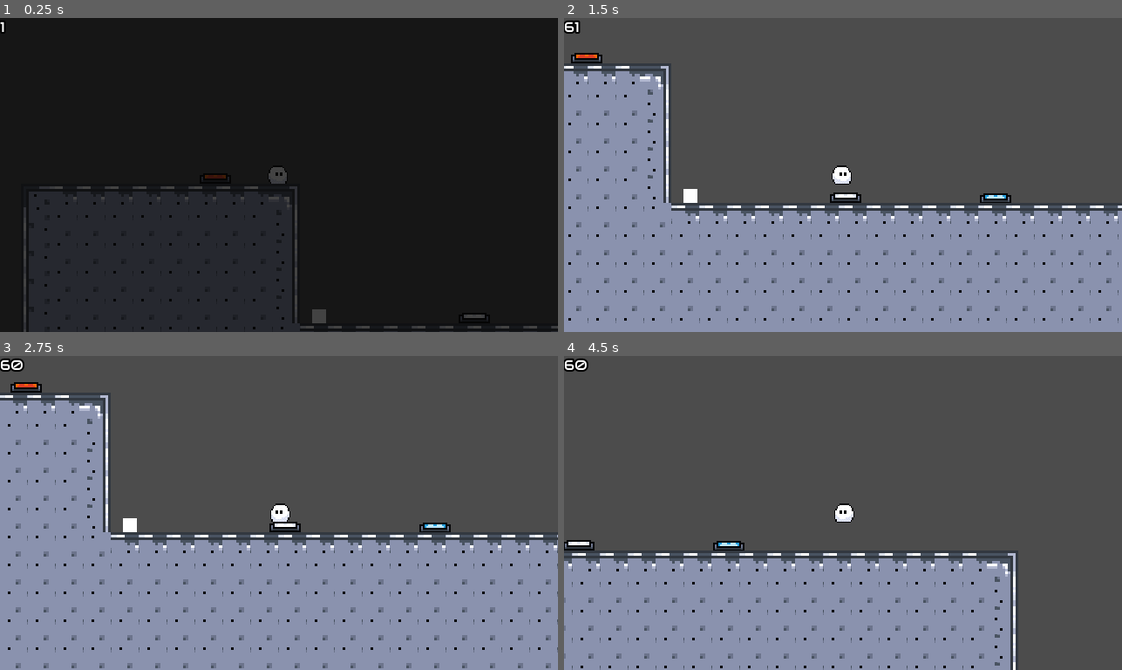
Above: before the commit, frames 1-4 (two rows, left to right).
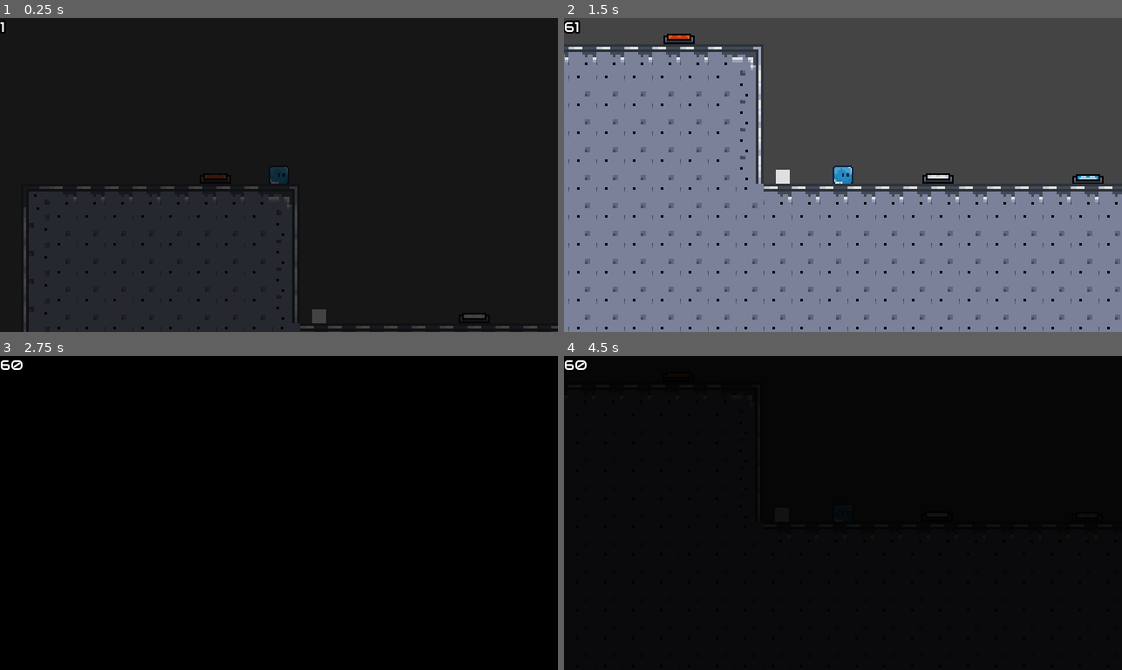
Above: after the commit, the same moments.

Repository: moha2008dev/slime-shift
Game: Godot game, scene res://scenes/World.tscn
Same seed, same stepped clock (60 frames per second), same inputs: the game is played once before the commit and once after it. This scene is started directly instead of the project's main scene.
Inputs (mouse positions are in pixels of both pictures, inside the frame that each line leads up to):
- Up to frame 1 (0.25 s): no input
- Up to frame 2 (1.5 s): move the mouse to (965, 159) at 0.52 s; hold D (right) from 0.53 s (still down); tap W (up) at 0.6, 0.77, 1.07, 1.35 s; move the mouse to (731, 190) at 1.27 s
- Up to frame 3 (2.75 s): tap W (up) at 1.52, 1.82, 2.1 s; move the mouse to (334, 443) at 2.02 s; release D (right) at 2.03 s; hold A (left) from 2.03 s (still down)
- Up to frame 4 (4.5 s): move the mouse to (815, 575) at 2.77 s; release A (left) at 2.78 s; hold D (right) 2.78-4.28 s; tap W (up) at 2.85, 3.02, 3.32, 3.6, 3.77, 4.07, 4.35 s; move the mouse to (1010, 560) at 3.52 s; move the mouse to (675, 465) at 4.27 s; hold A (left) from 4.28 s (still down)

The runs differ from the first frame. In frame 1, 0.2% of the frame differs, in the area x 48-52%, y 47-53%; in frame 2, 20%; in frame 3, 99%; in frame 4, 99%, in the area x 0-100%, y 0-100%.

Commit message:
adding killarea down the map

Diff:
--- a/scenes/Camera2D.tscn
+++ b/scenes/Camera2D.tscn
@@ -1,6 +1,14 @@
 [gd_scene load_steps=2 format=2]
 
-[ext_resource path="res://scripts/Camera2D.gd" type="Script" id=1]
+[sub_resource type="GDScript" id=1]
+script/source = "extends Camera2D
+
+func _process(delta):
+	if Input.is_action_pressed(\"inspect\"):
+		position = get_parent().get_local_mouse_position().normalized() * 200
+	else:
+		position = Vector2()
+"
 
 [node name="Camera2D" type="Camera2D"]
-script = ExtResource( 1 )
+script = SubResource( 1 )
--- a/scenes/World.tscn
+++ b/scenes/World.tscn
@@ -132,6 +132,15 @@
 } ]
 0/z_index = 0
 
+[sub_resource type="GDScript" id=20]
+script/source = "extends Area2D
+
+
+"
+
+[sub_resource type="RectangleShape2D" id=19]
+extents = Vector2( 1326, 81 )
+
 [node name="World" type="Node2D"]
 __meta__ = {
 "_edit_horizontal_guides_": [  ]
@@ -204,6 +213,7 @@
 
 [node name="Player" parent="." instance=ExtResource( 1 )]
 position = Vector2( 104, 181 )
+state = "Iced"
 
 [node name="Camera2D" parent="Player" instance=ExtResource( 3 )]
 current = true
@@ -223,6 +233,16 @@
 format = 1
 tile_data = PoolIntArray( 458746, 0, 0, 458747, 0, 1, 458748, 0, 1, 458749, 0, 1, 458750, 0, 1, 458751, 0, 1, 393216, 0 …(4813 unchanged characters)…
 
+[node name="killArea" type="Area2D" parent="."]
+modulate = Color( 1, 0.690196, 0.521569, 1 )
+self_modulate = Color( 1, 0, 0, 1 )
+script = SubResource( 20 )
+
+[node name="CollisionShape2D" type="CollisionShape2D" parent="killArea"]
+position = Vector2( 341, 743 )
+shape = SubResource( 19 )
+
 [connection signal="body_entered" from="StateArea" to="StateArea" method="_on_StateArea_body_entered"]
 [connection signal="body_entered" from="StateArea2" to="StateArea2" method="_on_StateArea_body_entered"]
 [connection signal="body_entered" from="StateArea3" to="StateArea3" method="_on_StateArea_body_entered"]
+[connection signal="body_entered" from="killArea" to="StateArea" method="_on_killArea_body_entered"]
--- a/scripts/Camera2D.gd
+++ /dev/null
@@ -1,4 +0,0 @@
-extends Camera2D
-
-func _process(delta):
-	position = Vector2()
--- a/scripts/StateArea.gd
+++ b/scripts/StateArea.gd
@@ -11,3 +11,8 @@
 		body.tp(global_position + Vector2(0,-20))
 		yield(get_tree().create_timer(1),"timeout")
 		body.state = state
+
+
+func _on_killArea_body_entered(body):
+	if body.is_in_group("Player"):
+		$"../Player".die()
Not shown: 1 places in scenes/World.tscn that only renumber resources
